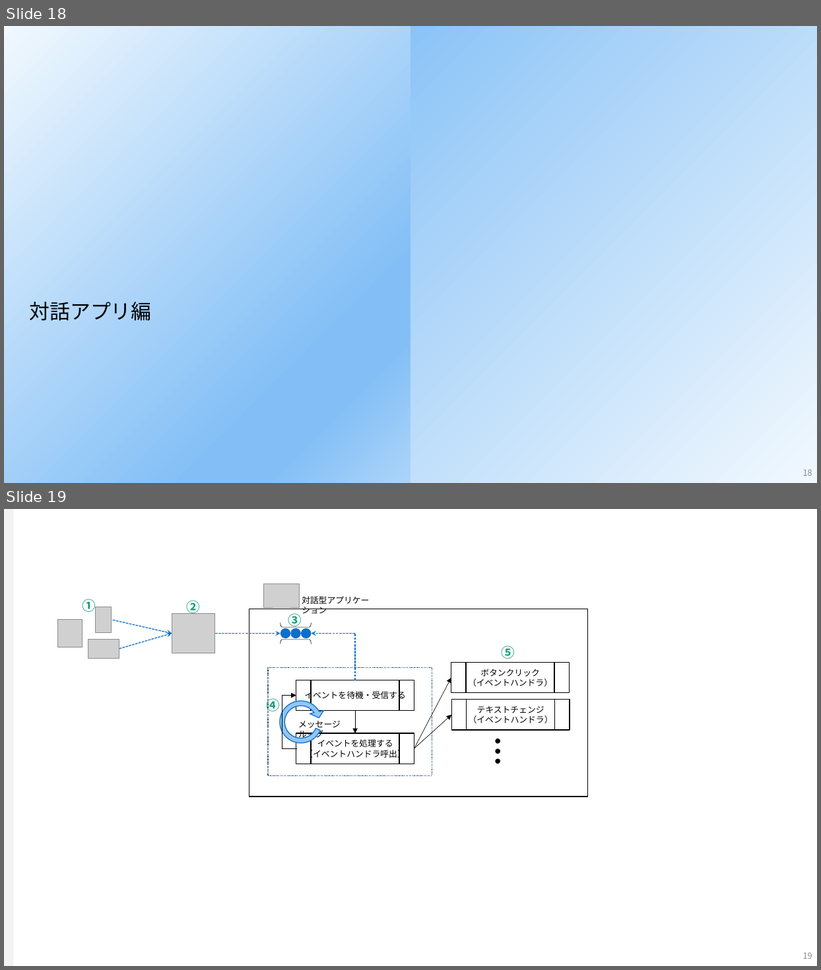
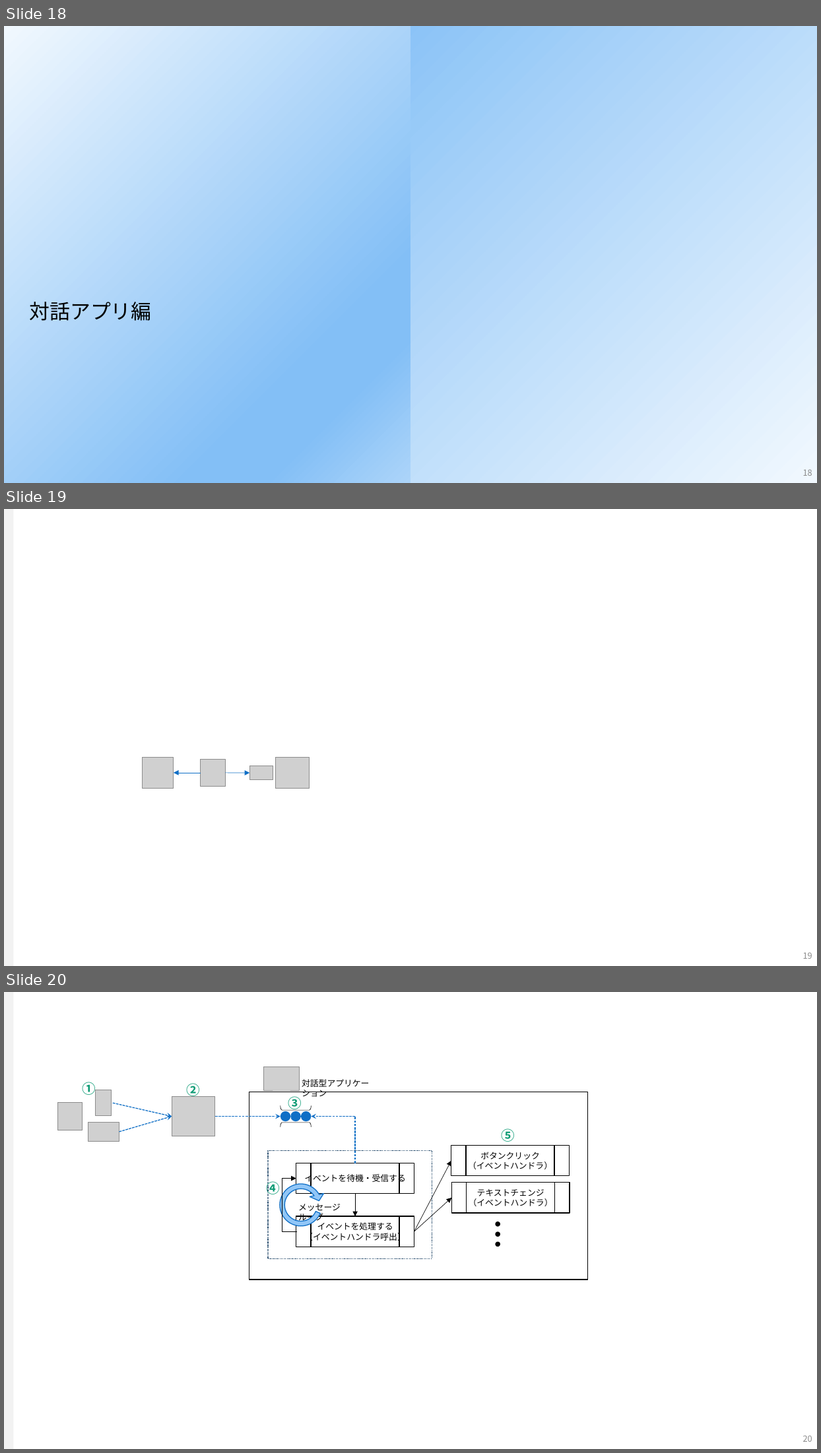
Before and after one commit to koytak-blog/koytak-blog.github.io, a slide deck: articles/multithread-app-arch/assets/images.pptx. Shown one above the other, each under a label of ours: slides 18 and 19 before the commit, slides 18, 19 and 20 after it. The pictures are 821x970 and 821x1453 pixels, drawn with LibreOffice and Linux fonts; fonts in the diff are those of the drawing; grey boxes stand for pictures; background and template pictures are left out. Boxes give left, top, right and bottom in pixels: in the first picture for what was removed or moved away, otherwise in the second. Text is boxed around its words. In the diff, an @@ line names an element or a change of style, - is before the commit and + after.

```diff
--- a/articles/multithread-app-arch/assets/images.pptx
+++ b/articles/multithread-app-arch/assets/images.pptx
@@ slide 19 added at <box>4,509,817,966</box>, background #FFFFFF; not listed: 1 template element that a slide beside it also shows @@
@@ picture added at <box>143,757,174,788</box> @@
@@ picture added at <box>201,759,225,787</box> @@
@@ picture added at <box>250,766,274,780</box> @@
@@ picture added at <box>275,757,310,789</box> @@
@@ arrow added from (201, 773) to (174, 773), #0F6FC6 0.5 pt @@
@@ arrow added from (225, 773) to (250, 773), #0F6FC6 0.5 pt @@
@@ page number added at <box>803,953,812,959</box>, 10 pt, text #8C8C8C @@
+19
@@ what was slide 19 is now slide 20 @@
@@ page number at <box>803,1436,812,1442</box>: text changed @@
-19
+20
```
Also in this commit, not shown: 1 slide changed, 8 other files.
